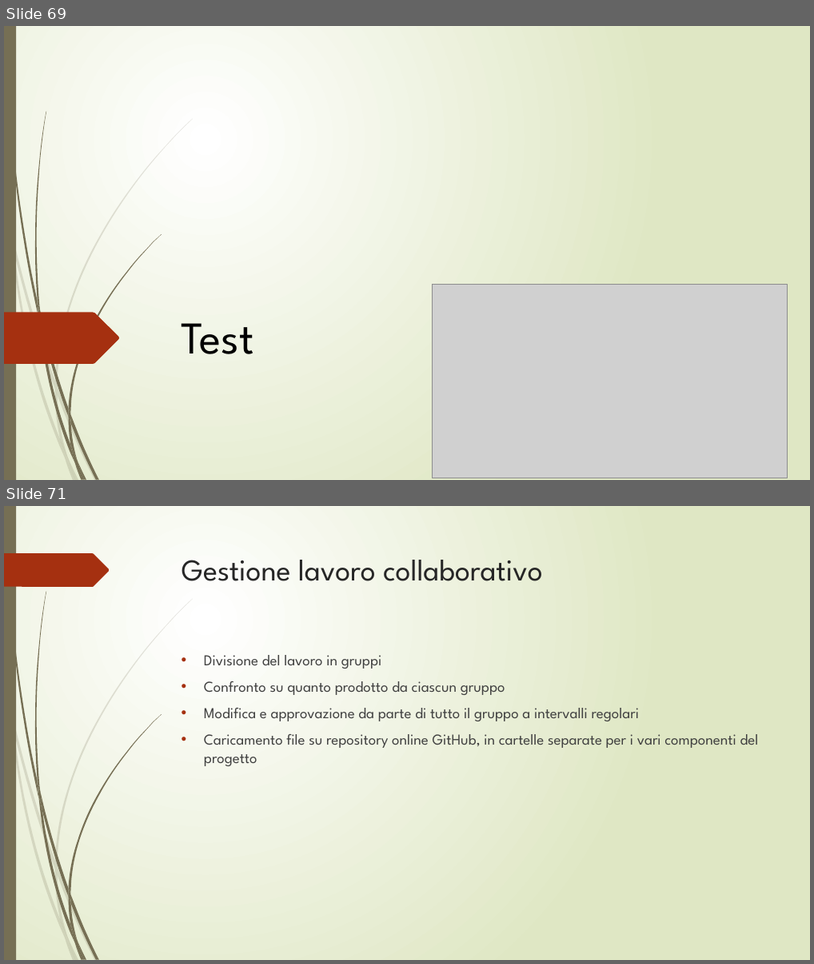
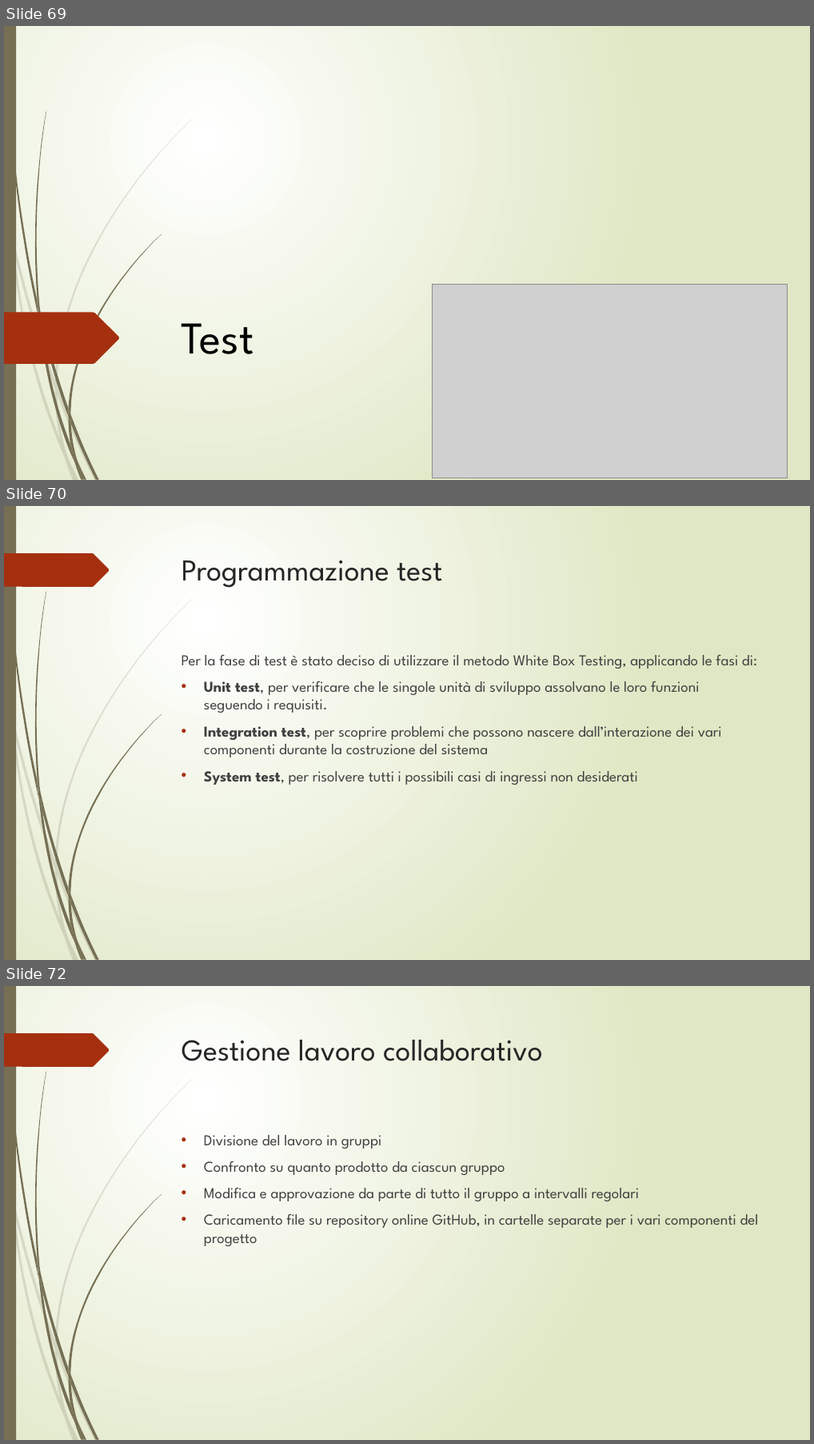
Before and after one commit to lpleo/Ingegneria_Software_2014, a slide deck: Slide/slide_FINALI.pptx. Shown one above the other, each under a label of ours: slides 69 and 71 before the commit, slides 69, 70 and 72 after it; the slides between them are not shown. The pictures are 814x964 and 814x1444 pixels, drawn with LibreOffice and Linux fonts; fonts in the diff are those of the drawing; grey boxes stand for pictures. Boxes give left, top, right and bottom in pixels: in the first picture for what was removed or moved away, otherwise in the second. Text is boxed around its words. In the diff, an @@ line names an element or a change of style, - is before the commit and + after.

```diff
--- a/Slide/slide_FINALI.pptx
+++ b/Slide/slide_FINALI.pptx
@@ slide 70 added at (4, 506, 810, 960), background gradient #FFFFFF to #DFE8C4; not listed: 24 template elements that a slide beside it also shows @@
@@ title added at (182, 560, 442, 588), 36 pt, text #262626 @@
+Programmazione test
@@ text added at (182, 655, 758, 784), 18 pt, text #404040 @@
+Per la fase di test è stato deciso di utilizzare il metodo White Box Testing, applicando le fasi di:
+• Unit test, per verificare che le singole unità di sviluppo assolvano le loro funzioni seguendo i requisiti.
+• Integration test, per scoprire problemi che possono nascere dall’interazione dei vari componenti durante la costruzione del sistema
+• System test, per risolvere tutti i possibili casi di ingressi non desiderati
@@ what was slide 71 is now slide 72 @@
```
Also in this commit, not shown: 7 slides changed, 1 other file.
